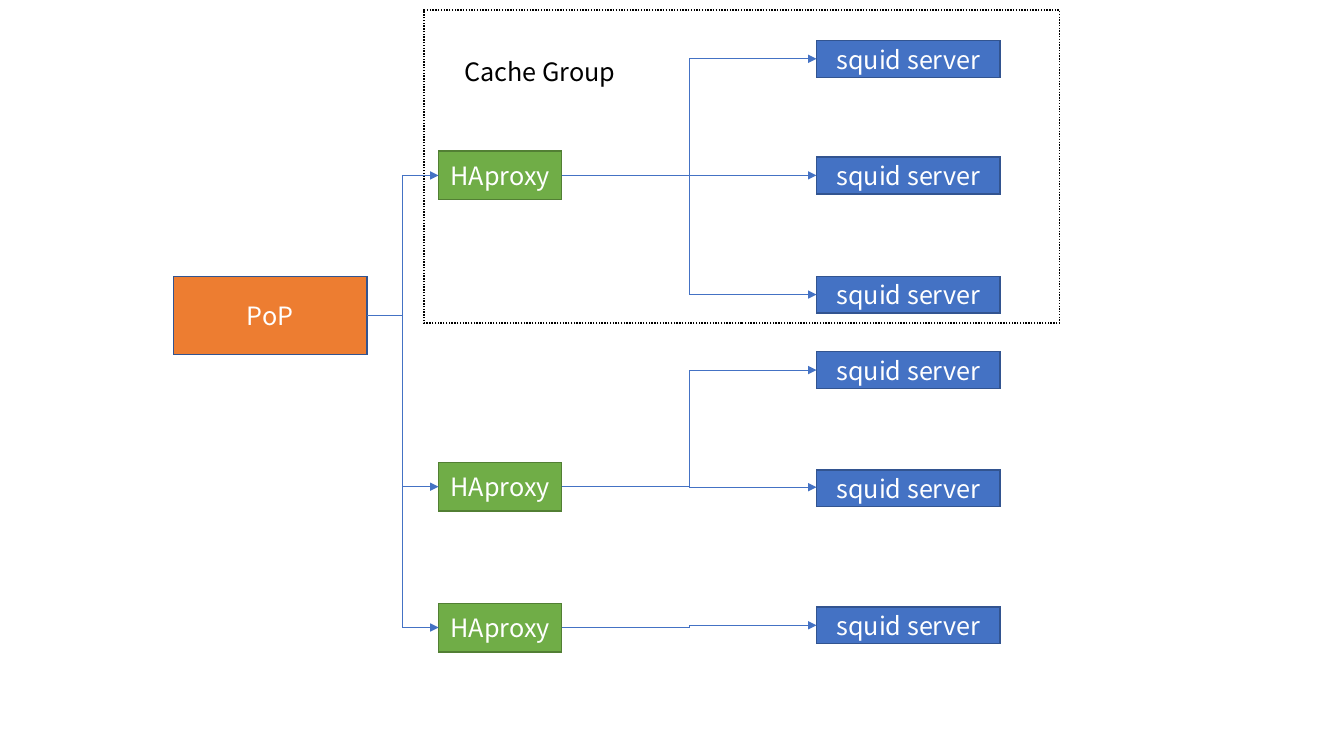
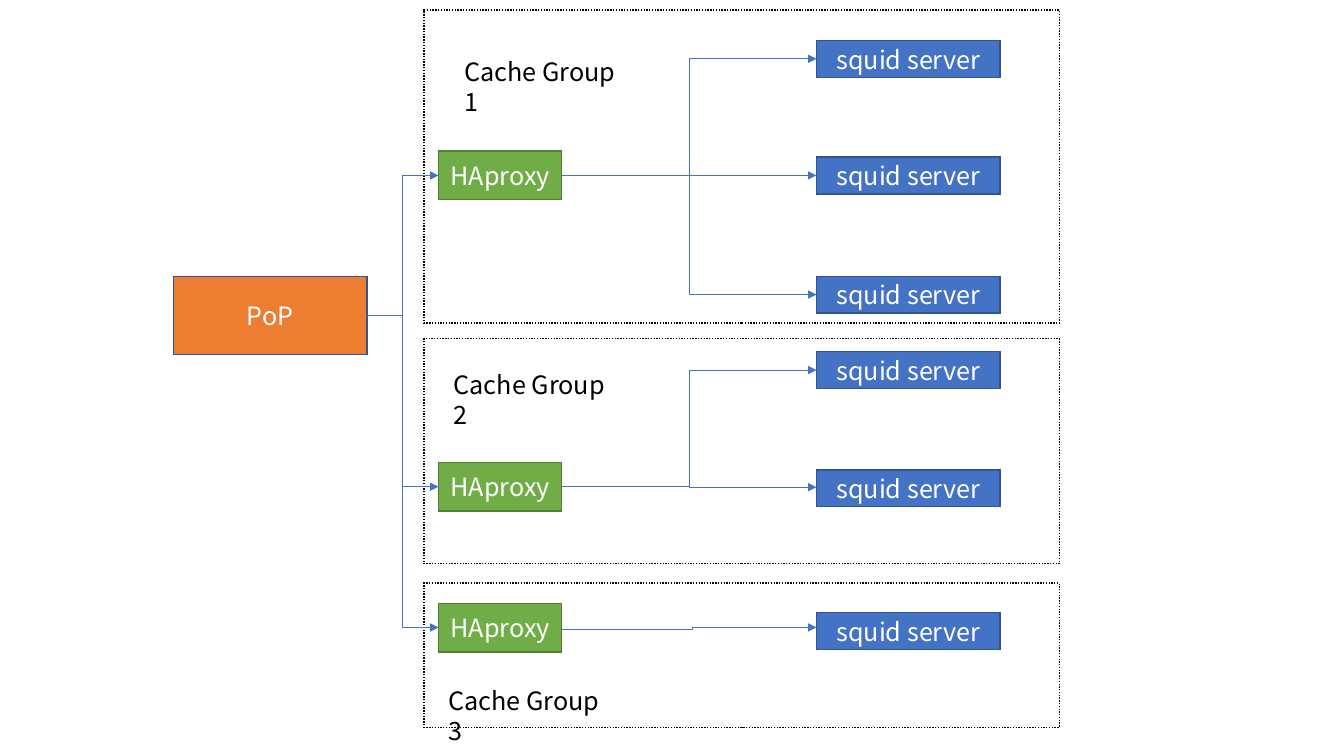
Before and after one commit to ZiyanWu/work, a slide deck: slide 2 of picture.pptx. Drawn at 1344x756 pixels with LibreOffice and Linux fonts; fonts in the diff are those of the drawing. Boxes give left, top, right and bottom in pixels: in the first picture for what was removed or moved away, otherwise in the second. Text is boxed around its words. In the diff, an @@ line names an element or a change of style, - is before the commit and + after.

```diff
--- a/picture.pptx
+++ b/picture.pptx
@@ text at <box>465,61,615,111</box>: text changed @@
-Cache Group
+Cache Group 1
@@ rectangle added at <box>424,339,1060,565</box>, fill #FFFFFF, outline #000000 1 pt dashed @@
@@ text added at <box>454,374,605,424</box>, 18 pt, text #000000 @@
+Cache Group 2
@@ rectangle added at <box>424,583,1060,727</box>, fill #FFFFFF, outline #000000 1 pt dashed @@
@@ elbow arrow moved from (562, 628) - (817, 625) to (562, 630) - (817, 628) @@
@@ rectangle "squid server": place and size @@
-rectangle "squid server" at <box>817,607,1000,643</box>
+rectangle "squid server" at <box>817,613,1000,649</box>
@@ text added at <box>448,690,599,741</box>, 18 pt, text #000000 @@
+Cache Group 3
```
Also in this commit, not shown: 11 other files.
